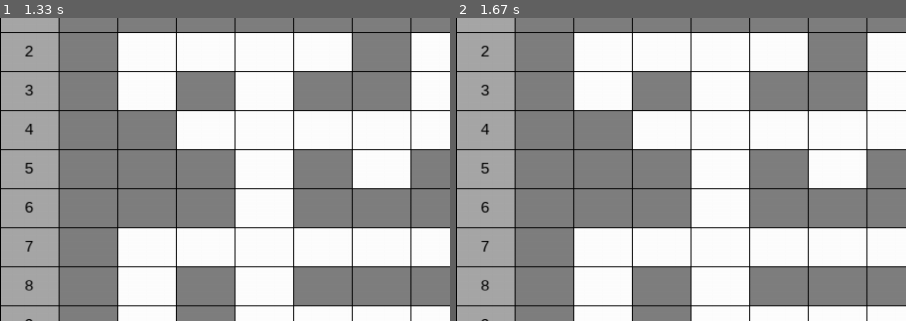
Above: before the commit, frames 1-2 (left to right).
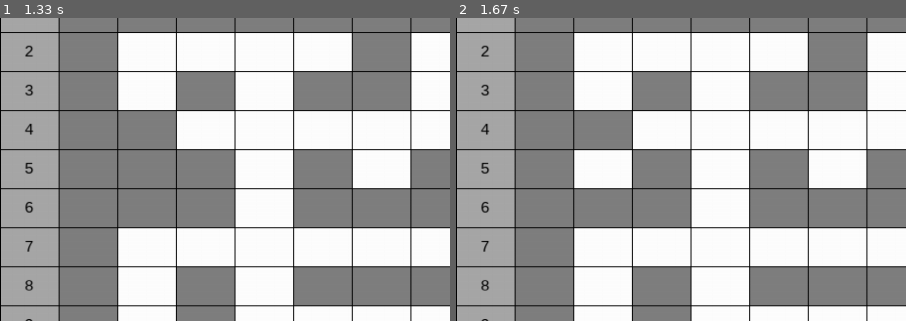
Above: after the commit, the same moments.

Repository: Edwin00821/FIA
Game: pygame game, started from agents-lab/main.py
Same seed, same stepped clock (60 frames per second), same inputs: the game is played once before the commit and once after it.
Inputs (mouse positions are % of the whole screen's width and height, from its top left):
- Up to frame 1 (1.33 s): tap E at 0.33 s; tap 8 at 0.67 s; click (19, 35) at 1.05 s
- Up to frame 2 (1.67 s): tap 1 at 1.33 s
The pictures show only the part of the screen within x 0-50%, y 11-61%; the shares and areas given below are measured in that part.

Frame 1 is identical in both runs. In frame 2, 1.7% of the frame differs, in the area x 26-40%, y 43-57%.

Commit message:
feat(practice-1): implement comprehensive cell editing functionality
Add complete cell modification system with command pattern and edit modes:

Core Components:
- Add EditCellCommand class implementing Command pattern for cell modifications
- Add MapEditor service managing edit states and command execution
- Add EditorMode enum for switching between inspect/edit modes
- Extend TerrainType enum with WATER, SAND, FOREST, MOUNTAIN terrain types

Editor Features:
- Toggle between inspection and edit modes (E key)
- Click-to-select cells for editing in edit mode
- Numeric key input (0-9) for terrain type selection
- Real-time visual feedback and console guidance
- Command history system prepared for undo/redo functionality

Event System Extensions:
- Add EDIT_MODE_TOGGLE, EDIT_MODE_EXIT, CELL_EDIT_START, TERRAIN_CHANGE events
- Extend InputHandler with numeric key processing for terrain changes
- Update Application class with complete edit workflow integration

Visual Improvements:
- Add color mappings for all new terrain types
- Maintain existing click-to-inspect functionality alongside editing
- Enhanced user interface with mode indicators and instructions

Architecture Benefits:
- Command pattern enables future undo/redo implementation
- Separation of concerns between editor logic and application state
- Extensible terrain system for future terrain types
- Robust validation and error handling throughout edit workflow

User Experience:
- Intuitive keyboard controls (E/V for mode switching, 0-9 for terrain)
- Clear visual and console feedback for all operations
- Seamless transition between inspection and editing modes
- Comprehensive help text and status messages

Diff:
--- a/agents-lab/src/app/application.py
+++ b/agents-lab/src/app/application.py
@@ -12,6 +12,7 @@
 from src.app.events.input_handler import InputHandler
 
 from src.app.services.cell_inspector import CellInspector
+from src.app.services.map_editor import MapEditor
 
 from src.app.rendering.map_renderer import MapRenderer
 
@@ -33,6 +34,8 @@
         self.input_handler = InputHandler(self.event_bus)
 
         self.cell_inspector = CellInspector()
+        self.map_editor = MapEditor()
+
         self.map_loader = MapLoader()
 
         self.map_renderer = None
@@ -78,6 +81,15 @@
         self.event_bus.register_handler(
             AppEvent.CELL_CLICKED, self._on_cell_clicked)
 
+        self.event_bus.register_handler(
+            AppEvent.EDIT_MODE_TOGGLE, self._on_edit_mode_toggle)
+        self.event_bus.register_handler(
+            AppEvent.EDIT_MODE_EXIT, self._on_edit_mode_exit)
+        self.event_bus.register_handler(
+            AppEvent.CELL_EDIT_START, self._on_cell_edit_start)
+        self.event_bus.register_handler(
+            AppEvent.TERRAIN_CHANGE, self._on_terrain_change)
+
     def _on_cell_clicked(self, position) -> None:
         """Maneja el evento de click en una celda."""
         if not self.current_map or not self.coordinate_system:
@@ -88,11 +100,44 @@
             x, y, self.current_map)
 
         if coordinate:
-            cell_info = self.cell_inspector.inspect_cell(
-                self.current_map, coordinate)
-            self.cell_inspector.print_cell_info(cell_info)
+            if self.map_editor.is_edit_mode:
+                # En modo edición, iniciar edición de celda
+                self.event_bus.emit(AppEvent.CELL_EDIT_START,
+                                    coordinate=coordinate)
+            else:
+                # En modo inspección, mostrar información
+                cell_info = self.cell_inspector.inspect_cell(
+                    self.current_map, coordinate)
+                self.cell_inspector.print_cell_info(cell_info)
         else:
             print("🔍 Click fuera del área del mapa")
+
+    def _on_edit_mode_toggle(self) -> None:
+        """Maneja el evento de alternar modo edición."""
+        self.map_editor.toggle_edit_mode()
+
+    def _on_edit_mode_exit(self) -> None:
+        """Maneja el evento de salir del modo edición."""
+        self.map_editor.exit_edit_mode()
+
+    def _on_cell_edit_start(self, coordinate) -> None:
+        """Maneja el evento de iniciar edición de celda."""
+        if not self.current_map:
+            return
+
+        success = self.map_editor.start_cell_edit(coordinate, self.current_map)
+        if not success:
+            print("❌ No se puede editar la celda en este momento")
+
+    def _on_terrain_change(self, terrain_value) -> None:
+        """Maneja el evento de cambio de tipo de terreno."""
+        if not self.current_map:
+            return
+
+        success = self.map_editor.apply_terrain_change(
+            terrain_value, self.current_map)
+        if not success and self.map_editor.has_pending_edit:
+            print("❌ No se pudo aplicar el cambio de terreno")
 
     def _on_exit(self) -> None:
         """Maneja el evento de salir de la aplicación."""
@@ -123,13 +168,13 @@
         self._running = True
         self._last_frame_time = time.time()
 
-        print("Iniciado ciclo principal ...")
         print("Controles:")
         print("  ESC - Salir")
-        print("  R - Recargar applicación")
-        print("  E - Modo edición")
+        print("  R - Recargar aplicación")
+        print("  E - Alternar modo edición")
         print("  V - Salir del modo edición")
-        print("  Click - Inspeccionar celda")
+        print("  Click - Inspeccionar celda (o editar en modo edición)")
+        print("  0-9 - Cambiar tipo de terreno (en modo edición)")
 
         try:
             while self._running:
--- a/agents-lab/src/app/config/config_manager.py
+++ b/agents-lab/src/app/config/config_manager.py
@@ -55,8 +55,13 @@
 
         # Mapeo de tipos de terreno a colores
         self.terrain_colors: Dict[TerrainType, Tuple[int, int, int]] = {
-            TerrainType.WALL: (128, 128, 128),  # Gris para muros
-            TerrainType.ROAD: (255, 255, 255),  # Blanco para caminos
+            TerrainType.WALL: (128, 128, 128),    # Gris para muros
+            TerrainType.ROAD: (255, 255, 255),    # Blanco para caminos
+            TerrainType.LAND: (250, 191, 143),   # Beige para tierra
+            TerrainType.WATER: (0, 175, 255),   # Azul para agua
+            TerrainType.SAND: (255, 192, 0),    # Beige para arena
+            TerrainType.FOREST: (150, 210, 80),    # Verde para bosque
+            TerrainType.MOUNTAIN: (128, 128, 128),  # Marrón para montaña
         }
 
         self._initialized = True
--- a/agents-lab/src/app/events/event_bus.py
+++ b/agents-lab/src/app/events/event_bus.py
@@ -6,7 +6,14 @@
     """Eventos de la aplicación."""
     EXIT = "exit"
     RELOAD = "reload"
+
     CELL_CLICKED = "cell_clicked"
+
+    EDIT_MODE_TOGGLE = "edit_mode_toggle"
+    EDIT_MODE_EXIT = "edit_mode_exit"
+    CELL_EDIT_START = "cell_edit_start"
+    TERRAIN_CHANGE = "terrain_change"
+    EDIT_CANCEL = "edit_cancel"
 
 
 class EventBus:
--- a/agents-lab/src/app/events/input_handler.py
+++ b/agents-lab/src/app/events/input_handler.py
@@ -25,6 +25,8 @@
         self._key_mappings: Dict[int, AppEvent] = {
             pygame.K_ESCAPE: AppEvent.EXIT,
             pygame.K_r: AppEvent.RELOAD,
+            pygame.K_e: AppEvent.EDIT_MODE_TOGGLE,
+            pygame.K_v: AppEvent.EDIT_MODE_EXIT,
         }
 
     def process_events(self) -> None:
@@ -71,9 +73,32 @@
         Args:
             key: Código de la tecla presionada
         """
+        # Verificar si es una tecla numérica
+        self._handle_number_key(key)
+
+        # Verificar mapeos de aplicación
         app_event = self._key_mappings.get(key)
         if app_event:
             self.event_bus.emit(app_event)
+
+    def _handle_number_key(self, key: int) -> None:
+        """
+        Maneja eventos de teclas numéricas para cambio de terreno.
+
+        Args:
+            key: Código de la tecla presionada
+        """
+        # Mapeo de teclas numéricas a valores
+        number_keys = {
+            pygame.K_0: 0, pygame.K_1: 1, pygame.K_2: 2, pygame.K_3: 3,
+            pygame.K_4: 4, pygame.K_5: 5, pygame.K_6: 6, pygame.K_7: 7,
+            pygame.K_8: 8, pygame.K_9: 9
+        }
+
+        if key in number_keys:
+            terrain_value = number_keys[key]
+            self.event_bus.emit(AppEvent.TERRAIN_CHANGE,
+                                terrain_value=terrain_value)
 
     def add_key_mapping(self, key: int, event: AppEvent) -> None:
         """
--- a/agents-lab/src/app/services/cell_inspector.py
+++ b/agents-lab/src/app/services/cell_inspector.py
@@ -47,6 +47,10 @@
         self._terrain_descriptions: Dict[TerrainType, str] = {
             TerrainType.WALL: "muro u obstáculo infranqueable",
             TerrainType.ROAD: "camino o sendero transitable",
+            TerrainType.WATER: "superficie acuática navegable",
+            TerrainType.SAND: "terreno arenoso de difícil tránsito",
+            TerrainType.FOREST: "área boscosa con vegetación densa",
+            TerrainType.MOUNTAIN: "terreno montañoso de gran elevación",
         }
 
     def inspect_cell(self, map_obj: Map, coordinate: MapCoordinate) -> Optional[CellInfo]:
--- /dev/null
+++ b/agents-lab/src/app/services/edit_command.py
@@ -0,0 +1,104 @@
+from abc import ABC, abstractmethod
+from dataclasses import dataclass
+from typing import Optional
+
+from src.core.map import Map
+from src.core.cell import Cell, TerrainType
+
+from src.utils.coordinate_system import MapCoordinate
+
+
+class ICommand(ABC):
+    """Interfaz base para el patrón Command."""
+
+    @abstractmethod
+    def execute(self) -> bool:
+        """
+        Ejecuta el comando.
+
+        Returns:
+            bool: True si la ejecución fue exitosa
+        """
+        pass
+
+    @abstractmethod
+    def undo(self) -> bool:
+        """
+        Deshace el comando.
+
+        Returns:
+            bool: True si el deshacer fue exitoso
+        """
+        pass
+
+
+@dataclass
+class EditCellCommand(ICommand):
+    """
+    Comando para editar una celda del mapa.
+
+    Implementa el patrón Command para encapsular la modificación
+    de una celda, permitiendo deshacer la operación.
+    """
+    map_obj: Map
+    coordinate: MapCoordinate
+    new_terrain: TerrainType
+    old_terrain: Optional[TerrainType] = None
+
+    def execute(self) -> bool:
+        """
+        Ejecuta la modificación de la celda.
+
+        Returns:
+            bool: True si la modificación fue exitosa
+        """
+        try:
+            # Validar coordenadas
+            if not self._validate_coordinates():
+                return False
+
+            # Guardar el terreno actual para poder deshacerlo
+            current_cell = self.map_obj.grid[self.coordinate.row][self.coordinate.col]
+            self.old_terrain = current_cell.terrain
+
+            # Crear nueva celda con el terreno especificado
+            new_cell = Cell(self.new_terrain)
+
+            # Aplicar el cambio
+            self.map_obj.grid[self.coordinate.row][self.coordinate.col] = new_cell
+
+            return True
+
+        except Exception as e:
+            print(f"Error ejecutando comando de edición: {e}")
+            return False
+
+    def undo(self) -> bool:
+        """
+        Deshace la modificación de la celda.
+
+        Returns:
+            bool: True si se pudo deshacer
+        """
+        if self.old_terrain is None:
+            return False
+
+        try:
+            # Restaurar el terreno anterior
+            old_cell = Cell(self.old_terrain)
+            self.map_obj.grid[self.coordinate.row][self.coordinate.col] = old_cell
+            return True
+
+        except Exception as e:
+            print(f"Error deshaciendo comando de edición: {e}")
+            return False
+
+    def _validate_coordinates(self) -> bool:
+        """
+        Valida que las coordenadas estén dentro de los límites del mapa.
+
+        Returns:
+            bool: True si las coordenadas son válidas
+        """
+        return (0 <= self.coordinate.row < self.map_obj.rows and
+                0 <= self.coordinate.col < self.map_obj.cols)
--- /dev/null
+++ b/agents-lab/src/app/services/map_editor.py
@@ -0,0 +1,233 @@
+from typing import Optional, List
+from enum import Enum
+
+from src.core.map import Map
+from src.core.cell import TerrainType
+
+from src.utils.coordinate_system import MapCoordinate
+
+from .edit_command import EditCellCommand, ICommand
+
+
+class EditorMode(Enum):
+    """Estados del editor de mapas."""
+    INSPECT = "inspect"  # Modo inspección (default)
+    EDIT = "edit"       # Modo edición
+
+
+class MapEditor:
+    """
+    Servicio para la edición de mapas.
+
+    Maneja la lógica de modificación de celdas usando el patrón Command
+    y mantiene el estado del modo de edición.
+    """
+
+    def __init__(self):
+        """Inicializa el editor de mapas."""
+        self._mode = EditorMode.INSPECT
+        self._command_history: List[ICommand] = []
+        self._current_command_index = -1
+        self._pending_edit: Optional[MapCoordinate] = None
+
+    @property
+    def mode(self) -> EditorMode:
+        """Obtiene el modo actual del editor."""
+        return self._mode
+
+    @property
+    def is_edit_mode(self) -> bool:
+        """Verifica si está en modo edición."""
+        return self._mode == EditorMode.EDIT
+
+    @property
+    def has_pending_edit(self) -> bool:
+        """Verifica si hay una edición pendiente."""
+        return self._pending_edit is not None
+
+    @property
+    def pending_coordinate(self) -> Optional[MapCoordinate]:
+        """Obtiene la coordenada de edición pendiente."""
+        return self._pending_edit
+
+    def toggle_edit_mode(self) -> EditorMode:
+        """
+        Alterna entre modo inspección y edición.
+
+        Returns:
+            EditorMode: El nuevo modo activo
+        """
+        if self._mode == EditorMode.INSPECT:
+            self._mode = EditorMode.EDIT
+            print("\nModo edición activado")
+            print("   - Click en una celda para editarla")
+            print("   - Presiona números (0,1...) para cambiar el terreno")
+            print("   - V para salir del modo edición")
+            print("   Tipos disponibles:")
+            for terrain in TerrainType:
+                print(f"\t{terrain.value} - {terrain.name}")
+        else:
+            self._mode = EditorMode.INSPECT
+            self._pending_edit = None
+            print("\nModo inspección activado...")
+
+        return self._mode
+
+    def exit_edit_mode(self) -> EditorMode:
+        """
+        Sale del modo edición y regresa a inspección.
+
+        Returns:
+            EditorMode: El nuevo modo activo
+        """
+        if self._mode == EditorMode.EDIT:
+            self._mode = EditorMode.INSPECT
+            self._pending_edit = None
+            print("\nSaliendo del modo edición...\n")
+
+        return self._mode
+
+    def start_cell_edit(self, coordinate: MapCoordinate, map_obj: Map) -> bool:
+        """
+        Inicia la edición de una celda específica.
+
+        Args:
+            coordinate: Coordenada de la celda a editar
+            map_obj: Mapa que contiene la celda
+
+        Returns:
+            bool: True si se puede iniciar la edición
+        """
+        if not self.is_edit_mode:
+            return False
+
+        # Validar coordenadas
+        if not self._validate_coordinate(coordinate, map_obj):
+            return False
+
+        self._pending_edit = coordinate
+
+        # Mostrar información de la celda actual
+        current_cell = map_obj.grid[coordinate.row][coordinate.col]
+        print(f"\nEditando celda {coordinate.human_format}")
+        print(
+            f"  Terreno actual: {current_cell.terrain.name} ({current_cell.terrain.value})")
+
+        return True
+
+    def apply_terrain_change(self, terrain_value: int, map_obj: Map) -> bool:
+        """
+        Aplica un cambio de terreno a la celda pendiente.
+
+        Args:
+            terrain_value: Valor numérico del nuevo tipo de terreno
+            map_obj: Mapa a modificar
+
+        Returns:
+            bool: True si el cambio se aplicó correctamente
+        """
+        if not self.has_pending_edit:
+            return False
+
+        try:
+            # Validar el tipo de terreno
+            new_terrain = TerrainType.from_value(terrain_value)
+        except ValueError:
+            print(f"Tipo de terreno inválido: {terrain_value}")
+            return False
+
+        # Crear y ejecutar el comando
+        command = EditCellCommand(
+            map_obj=map_obj,
+            coordinate=self._pending_edit,
+            new_terrain=new_terrain
+        )
+
+        if command.execute():
+            # Guardar en el historial
+            self._add_command_to_history(command)
+
+            print(
+                f"  Terreno nuevo: {new_terrain.name} ({new_terrain.value})")
+            self._pending_edit = None
+            return True
+        else:
+            print(
+                f"Error al modificar celda {self._pending_edit.human_format}")
+            return False
+
+    def cancel_pending_edit(self) -> bool:
+        """
+        Cancela la edición pendiente.
+
+        Returns:
+            bool: True si había una edición pendiente que se canceló
+        """
+        if self.has_pending_edit:
+            print(f"Edición de {self._pending_edit.human_format} cancelada")
+            self._pending_edit = None
+            return True
+        return False
+
+    def undo_last_command(self) -> bool:
+        """
+        Deshace el último comando ejecutado.
+
+        Returns:
+            bool: True si se pudo deshacer un comando
+        """
+        if self._current_command_index >= 0:
+            command = self._command_history[self._current_command_index]
+            if command.undo():
+                self._current_command_index -= 1
+                print("↶ Último cambio deshecho")
+                return True
+            else:
+                print("No se pudo deshacer el último cambio")
+        else:
+            print("No hay cambios para deshacer")
+
+        return False
+
+    def get_command_history_size(self) -> int:
+        """
+        Obtiene el número de comandos en el historial.
+
+        Returns:
+            int: Número de comandos ejecutados
+        """
+        return len(self._command_history)
+
+    def clear_history(self) -> None:
+        """Limpia el historial de comandos."""
+        self._command_history.clear()
+        self._current_command_index = -1
+        print("Historial de edición limpiado")
+
+    def _validate_coordinate(self, coordinate: MapCoordinate, map_obj: Map) -> bool:
+        """
+        Valida que una coordenada esté dentro del mapa.
+
+        Args:
+            coordinate: Coordenada a validar
+            map_obj: Mapa para verificar límites
+
+        Returns:
+            bool: True si la coordenada es válida
+        """
+        return (0 <= coordinate.row < map_obj.rows and
+                0 <= coordinate.col < map_obj.cols)
+
+    def _add_command_to_history(self, command: ICommand) -> None:
+        """
+        Agrega un comando al historial.
+
+        Args:
+            command: Comando a agregar
+        """
+        # Remover comandos posteriores al índice actual (para redo futuro)
+        self._command_history = self._command_history[:self._current_command_index + 1]
+
+        # Agregar nuevo comando
+        self._command_history.append(command)
+        self._current_command_index += 1
--- a/agents-lab/src/core/cell.py
+++ b/agents-lab/src/core/cell.py
@@ -8,8 +8,13 @@
     Cada tipo de terreno tiene un valor numérico que corresponde a
     su representación en los archivos de mapa.
     """
-    WALL = 0  # Muro o obstáculo infranqueable
-    ROAD = 1  # Camino o sendero transitable
+    WALL = 0        # Muro o obstáculo infranqueable
+    ROAD = 1        # Camino o sendero transitable
+    LAND = 2        # Tierra
+    WATER = 3       # Agua
+    SAND = 4        # Arena
+    FOREST = 5      # Bosque
+    MOUNTAIN = 6    # Montaña
 
     @classmethod
     def from_value(cls, value: int) -> 'TerrainType':
